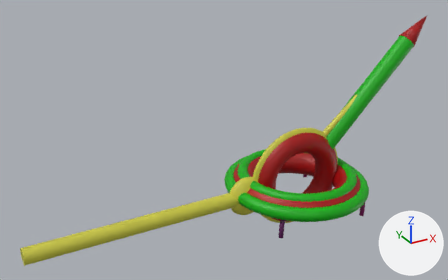
The Blender file outfits/lilsa anti-missile.blend as it was, and as the next commit left it.
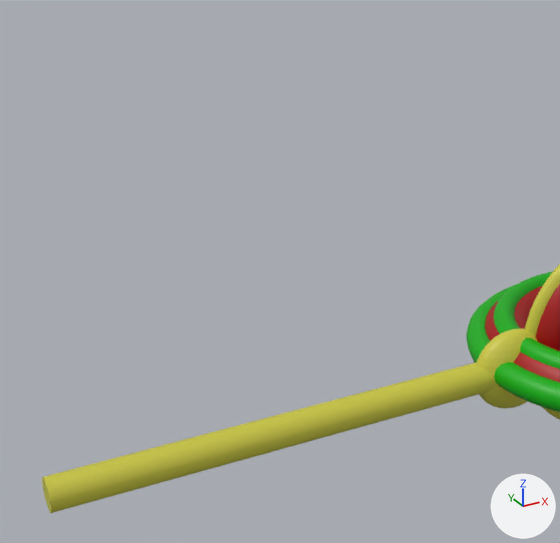
Each version is shown whole from a 50 mm camera at (-8.78, -12.0, 7.7) aimed at (-2.01, 0.31, 1.55), then close up on the part from 0% to 60% of the width and 7% to 100% of the height. The axes (+X, +Y, +Z) are drawn at lower right. The lights are the same throughout.
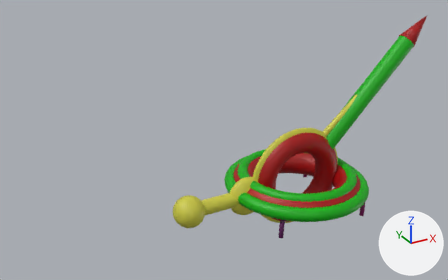
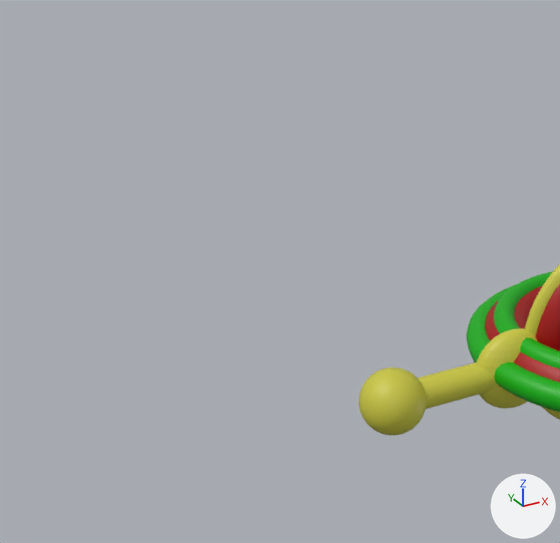
Boxes (x1, y1, x2, y2) around the edits, measured in the close-ups (560 x 543 px):
'Cylinder.005', moved, rescaled
    before: (42, 362, 495, 513)
    after: (418, 362, 495, 409)
'Sphere.001', added (yellow)
    after: (359, 367, 426, 435)

The change, as a list of edits to the scene's bpy script:
```text
Add me_sphere:
    me_sphere.from_pydata(...)  # a UV sphere (32 segments, 16 rings, poles along z) spanning x -1.0..1.0, y -1.0..1.0, z -1.0..1.0
    me_sphere.polygons.foreach_set('use_smooth', [True] * 512)
    me_sphere.materials.append(mat_material_006)  # yellow #cbc841
Change ob_cylinder_005:
    ob_cylinder_005.location: (-4.39, 0.0, 0.0) -> (-2.52, 0.0, 0.0)
    ob_cylinder_005.scale: (0.192, 0.192, 2.76) -> (0.192, 0.192, 0.715)
Add ob_sphere_001:
    ob_sphere_001 = bpy.data.objects.new('Sphere.001', me_sphere)
    ob_sphere_001.location = (-3.16, 0.0, 0.0)
    ob_sphere_001.scale = (0.398, 0.398, 0.398)
```
